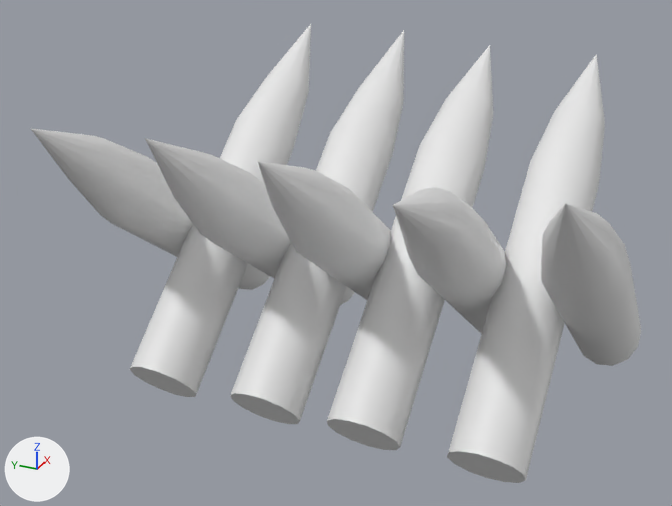
The FBX model Assets/Models/barricade.fbx: old version first, new version second.
Before and after are seen from a 50 mm lens placed at (-8.64, -9.24, 4.06), pointed at (-0.27, -5.48, -0.12). The axes (+X, +Y, +Z) are drawn at lower left. The lights are the same throughout. Where no turn or scale is listed for an object, it has been applied to the vertices.

Names of what the first picture shows: 'barricade'.
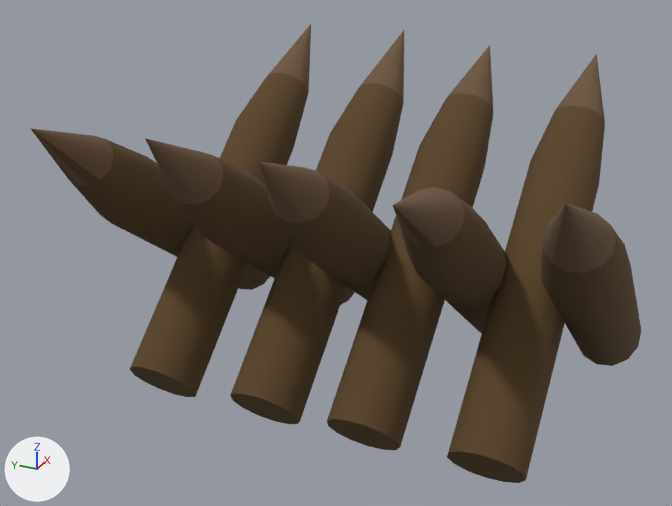
Pixel boxes (x1, y1, x2, y2) of what changed, in the pictures (672 x 506 px):
part 1 of me_cylinder_010, recoloured (white to brown)
    both: (31, 73, 641, 483)
part 2 of me_cylinder_010, recoloured (grey to brown)
    both: (30, 128, 616, 273)
part 3 of me_cylinder_010, recoloured (white to brown)
    both: (268, 24, 605, 120)

The edits, one by one:
Material 'drewnoJasne' (mat_drewnojasne) is new.
Its base color is (0.155, 0.0937, 0.0495) (brown #6e563f).
Its roughness is 1.0.
Material 'drewnoCiemne' (mat_drewnociemne) is new.
Its base color is (0.104, 0.0581, 0.0189) (brown #5b4425).
Its roughness is 1.0.
me_cylinder_010 has 360 vertices, 360 faces and spans x -2.48..2.37, y -2.81..2.82, z -0.05..3.5.
me_cylinder_010 is used by ob_barricade; location (-0.02, -5.76, -1.71).
me_cylinder_010 part 1: 247 of the faces centred in x -1.96..1.64, y -2.81..2.8, z 0.27..2.86 switch from no material to mat_drewnociemne (brown #5b4425).
me_cylinder_010 part 2: 61 of the faces centred in x -1.95..-1.67, y -2.62..2.62, z 2.76..3.08 switch from no material to mat_drewnojasne (brown #6e563f).
me_cylinder_010 part 3: 52 of the faces centred in x 1.74..1.97, y -2.01..1.98, z 2.88..3.18 switch from no material to mat_drewnojasne (brown #6e563f).
